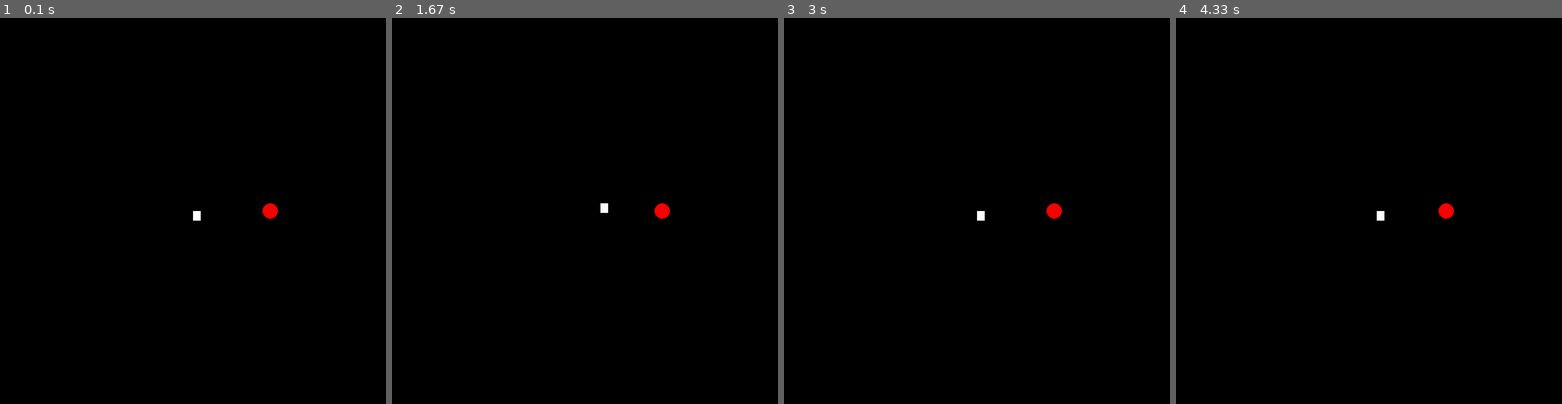
Above: before the commit, frames 1-4 (left to right).
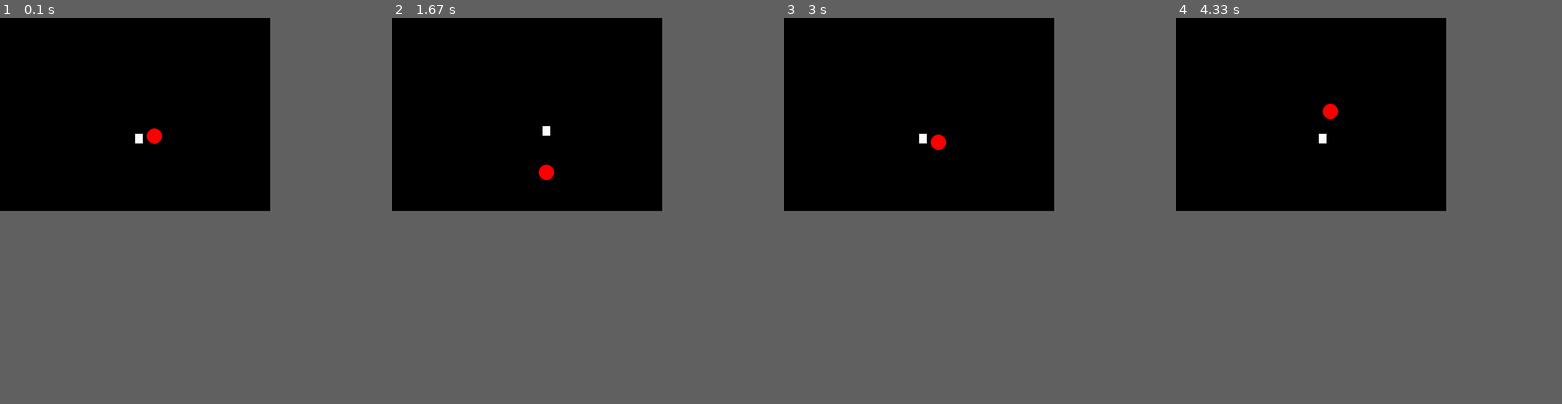
Above: after the commit, the same moments.

Repository: adw9/PyGame-Test
Game: pygame game, started from PythonApplication1/PythonApplication1.py
The game is run twice, just before and just after one commit, with the same random seed, the same clock (stepped at 60 frames per second) and the same inputs.
Inputs:
- Up to frame 1 (0.1 s): no input
- Up to frame 2 (1.67 s): hold Right 0.33-0.8 s; hold Up 0.83-1.13 s; hold Right 1.17-1.63 s
- Up to frame 3 (3 s): hold Left 1.67-2.2 s; hold Down 2.23-2.53 s; hold Left 2.57-2.97 s
- Up to frame 4 (4.33 s): hold Up 3-3.37 s; hold Right 3.4-4.03 s; hold Down from 4.07 s (still down)
In our replay, the window is 900x900 before the commit and 630x450 after it. These sizes can differ from the game's own. Grey fills any space a smaller window leaves; there, only what the larger window draws over its background counts as a difference.

The runs differ from the first frame. In frame 1, 0.4% of the frame differs, in the area x 35-72%, y 28-53%; in frame 2, 0.4%; in frame 3, 0.4%, in the area x 35-72%, y 30-53%; in frame 4, 0.4%.

Commit message:
Red Circle moves up and down

Diff:
--- a/PythonApplication1/PythonApplication1.py
+++ b/PythonApplication1/PythonApplication1.py
@@ -1,15 +1,23 @@
 import pygame
+import os
 pygame.init()
+os.environ['SDL_VIDEO_CENTERED'] = '1'
 
 BLACK = ( 0, 0, 0)
 WHITE = ( 255, 255, 255)
 GREEN = ( 0, 255, 0)
 RED = ( 255, 0, 0)
-size = (1000, 1000)
+size = (700, 500)
 screen = pygame.display.set_mode(size)
 pygame.display.set_caption("My First PyGame!")
-x = 500
-y = 500
+#vars to move square and circle
+userX = 350
+userY = 300
+botX = 400.0
+botY = 300.0
+botUp = False
+
+
 # The loop will carry on until the user exits the game (e.g. clicks the close button).
 carryOn = True
 
@@ -29,19 +37,30 @@
                 carryOn = False
                 break
             elif event.key == pygame.K_RIGHT:
-                x += 20
+                userX += 20
             elif event.key == pygame.K_LEFT:
-                x -= 20
+                userX -= 20
             elif event.key == pygame.K_DOWN:
-                y += 20
+                userY += 20
             elif event.key == pygame.K_UP:
-                y -= 20
+                userY -= 20
+    if(int(botY) > 400):
+        botUp = True
+    elif(int(botY) < 100):
+        botUp = False
 
+    if botUp == True:
+        botY -= 1
+    elif botUp == False:
+        botY += 1
     # Resets screen to black
     pygame.draw.rect(screen,(0,0,0),(0,0,1000,1000))
-    pygame.draw.circle(screen,(255,0,0),(700,500),20,0)
+    #Enemy Circle
+    pygame.draw.circle(screen,(255,0,0),(botX,botY),20,0)
     # Draw user square
-    pygame.draw.rect(screen,(255,255,255),(x,y,20,25))
+    pygame.draw.rect(screen,(255,255,255),(userX,userY,20,25))
+
+    pygame.display.set_caption(str(botY))
     pygame.display.flip()
 
      # --- Limit to 60 frames per second
